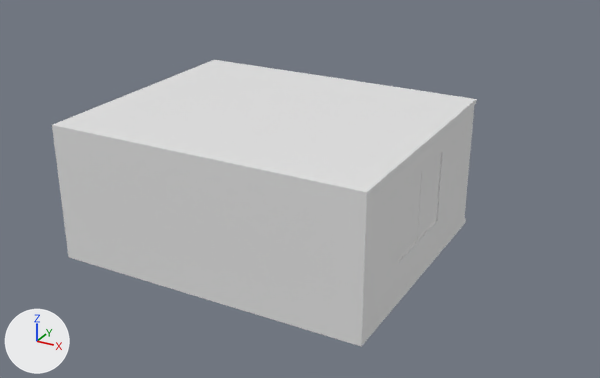
An edit to the FBX model MultiTravelValizChallenge/Assets/MultiTravel/Art/Models/Environment/room-shell.fbx, drawn before and after from the same camera.
Rendered twice from a 50 mm camera at (8.63, -14.73, 8.7) aimed at (-0.47, 1.81, 0.42). Every picture has the same lights, and +X, +Y and +Z are marked at lower left. The picture after the commit comes second. Where no turn or scale is listed for an object, it has been applied to the vertices.

Objects in the first picture: 'room-shell'.
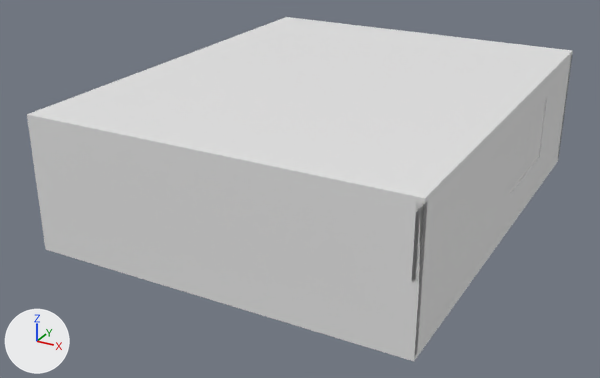
Changed parts and their boxes [x1, y1, x2, y2] in the pictures (600 x 378 px; the box of a moved part takes in the faces that stretch with it):
'room-shell', reshaped (28% wider, 20% taller): before [52, 60, 477, 347]; after [27, 17, 573, 361]
part 1 of me_room_shell, added: after [511, 100, 545, 190]
part 2 of me_room_shell, moved or reshaped: before [436, 152, 442, 221]; after [539, 99, 546, 150]
part 3 of me_room_shell, moved or reshaped: before [417, 170, 423, 240]; after [524, 114, 532, 175]
part 4 of me_room_shell, rebuilt (28% wider, 20% taller): before [52, 60, 477, 347]; after [27, 17, 573, 361]
part 5 of me_room_shell, deleted: before [398, 153, 441, 262]

Patch to the scene script:
```diff
--- a/MultiTravelValizChallenge/Assets/MultiTravel/Art/Models/Environment/room-shell.fbx.py
+++ b/MultiTravelValizChallenge/Assets/MultiTravel/Art/Models/Environment/room-shell.fbx.py
@@ mat_walnut @@
+mat_walnut = principled_material('walnut')
+mat_walnut.base_color = (0.8, 0.8, 0.8)  # white #e7e7e7
@@ me_room_shell @@
 # used by ob_room_shell; location = (0.0, 0.0, 0.0)
-me_room_shell.from_pydata(...)  # 650 vertices, 466 faces; spans x -3.72..3.42, y -2.92..3.02, z -0.1..3.0
+me_room_shell.from_pydata(...)  # 1434 vertices, 1048 faces; spans x -4.44..4.44, y -2.89..8.14, z -0.1..3.1
+# me_room_shell part 1: a new loose piece, a box spanning x 4.388..4.408, y 2.9..5.6, z 0.9..2.5, in mat_window_glass (white #e7e7e7)
+# me_room_shell part 2: the loose piece of 8 vertices spanning x 3.32..3.4, y 0.87..0.92, z 0.85..2.45 is moved by (1.01, 4.7, 0.05)
+# me_room_shell part 3: the loose piece of 8 vertices spanning x 3.32..3.4, y -0.23..-0.18, z 0.85..2.45 is moved by (1.01, 4.45, 0.05)
+# me_room_shell part 4: the loose piece of 90 vertices spanning x -3.72..3.42, y -2.92..3.02, z -0.1..3.0 is rebuilt with 110 vertices and now spans x -4.44..4.44, y -2.89..8.14, z -0.1..3.1
+# me_room_shell part 5: 7 loose pieces with 56 vertices, spanning x -2.56..3.4, y -1.35..2.92, z 0.0..2.48, are deleted
+# other edits to the shape of me_room_shell do not show in these pictures
 me_room_shell.materials.append(mat_parquet)
@@ me_room_shell @@
 me_room_shell.materials.append(mat_led_strip)
+me_room_shell.materials.append(mat_walnut)  # white #e7e7e7
```
